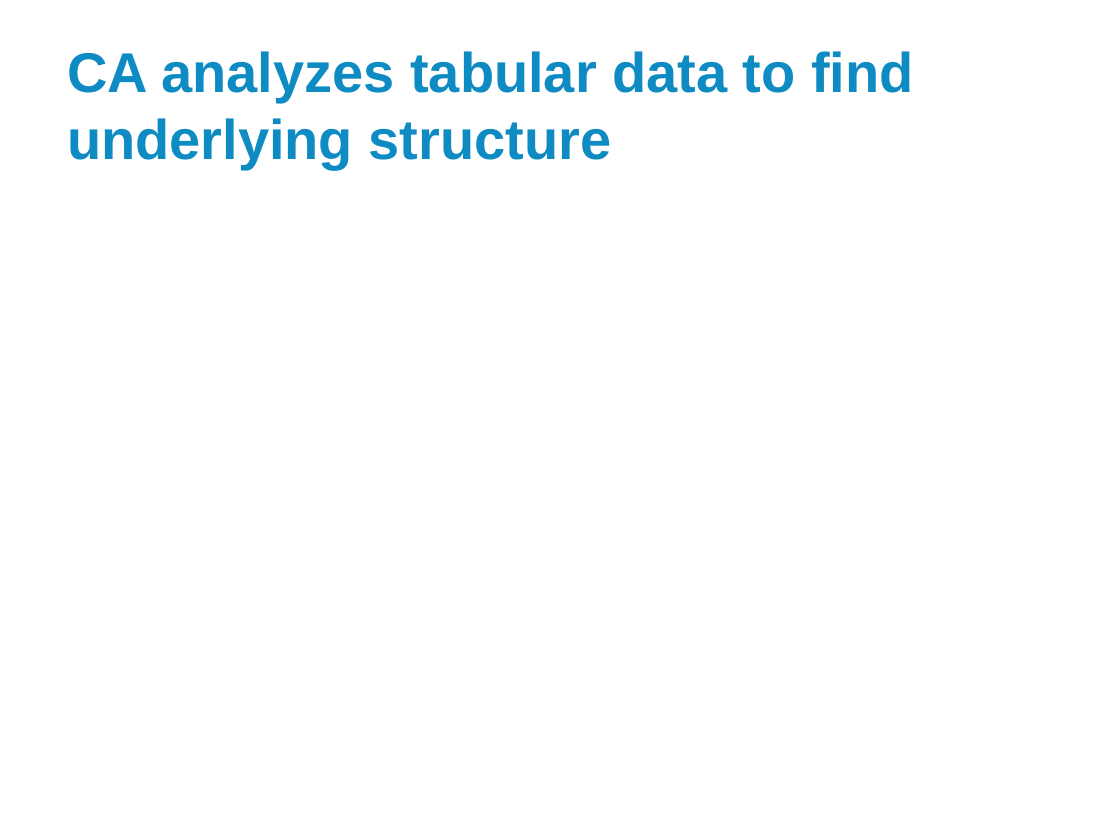
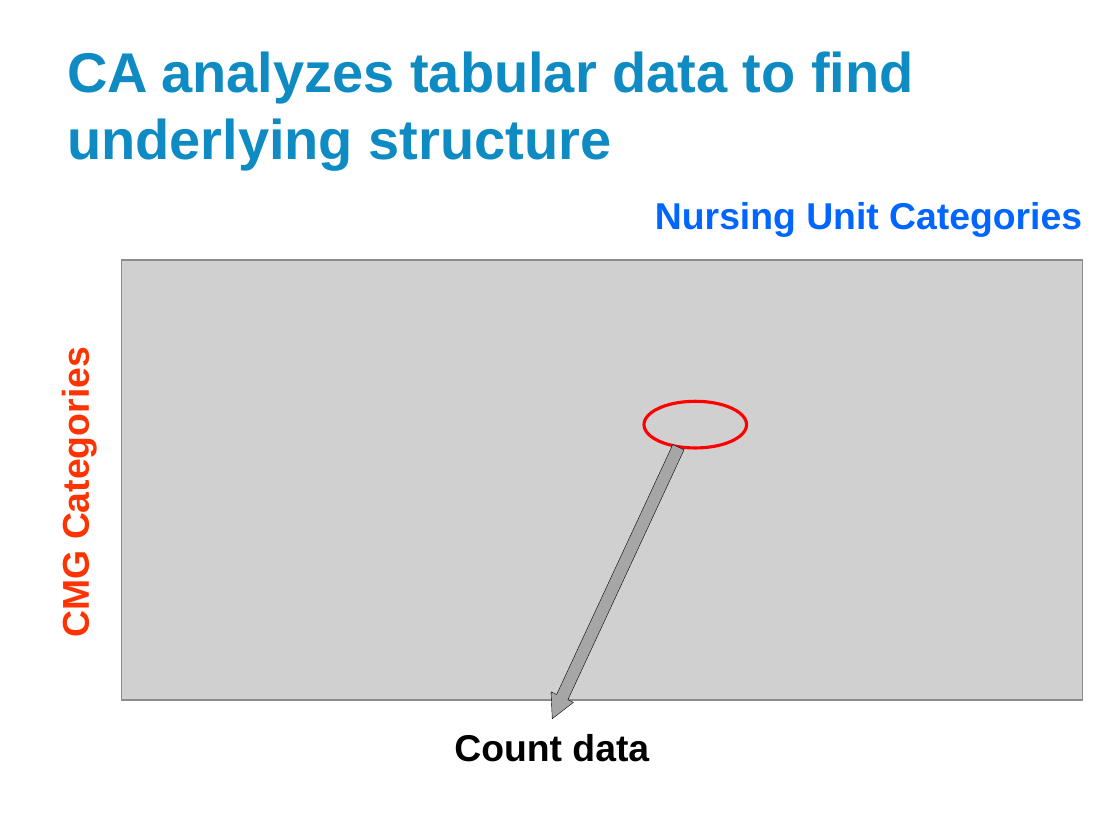
Before and after one commit to nayefahmad/2017.09.21-Exploring-correspondence-analysis, a slide deck: slide 3 of results/2017-09-22_Correspondence-analysis-for-nursing-unit-similarity.pptx. Drawn at 1120x840 pixels with LibreOffice and Linux fonts; fonts in the diff are those of the drawing; grey boxes stand for pictures; background and template pictures are left out. Boxes give left, top, right and bottom in pixels: in the first picture for what was removed or moved away, otherwise in the second. Text is boxed around its words. In the diff, an @@ line names an element or a change of style, - is before the commit and + after.

Commit message:
slide 1-5

```diff
--- a/results/2017-09-22_Correspondence-analysis-for-nursing-unit-similarity.pptx
+++ b/results/2017-09-22_Correspondence-analysis-for-nursing-unit-similarity.pptx
@@ text added at [655, 202, 1082, 237], 24 pt, text #0066FF, bold @@
+Nursing Unit Categories
@@ picture added at [121, 260, 1082, 700] @@
@@ text added at [55, 368, 97, 635], 24 pt, text #FF3300, bold @@
+CMG Categories
@@ ellipse added at [644, 401, 747, 448], outline #FF0000 2 pt @@
@@ up arrow added at [541, 442, 689, 724], fill #A6A6A6, outline #000000 0.25 pt @@
@@ text added at [454, 734, 649, 762], 24 pt, text #000000, bold @@
+Count data
```
Also in this commit, not shown: 1 slide added, 1 slide removed.
